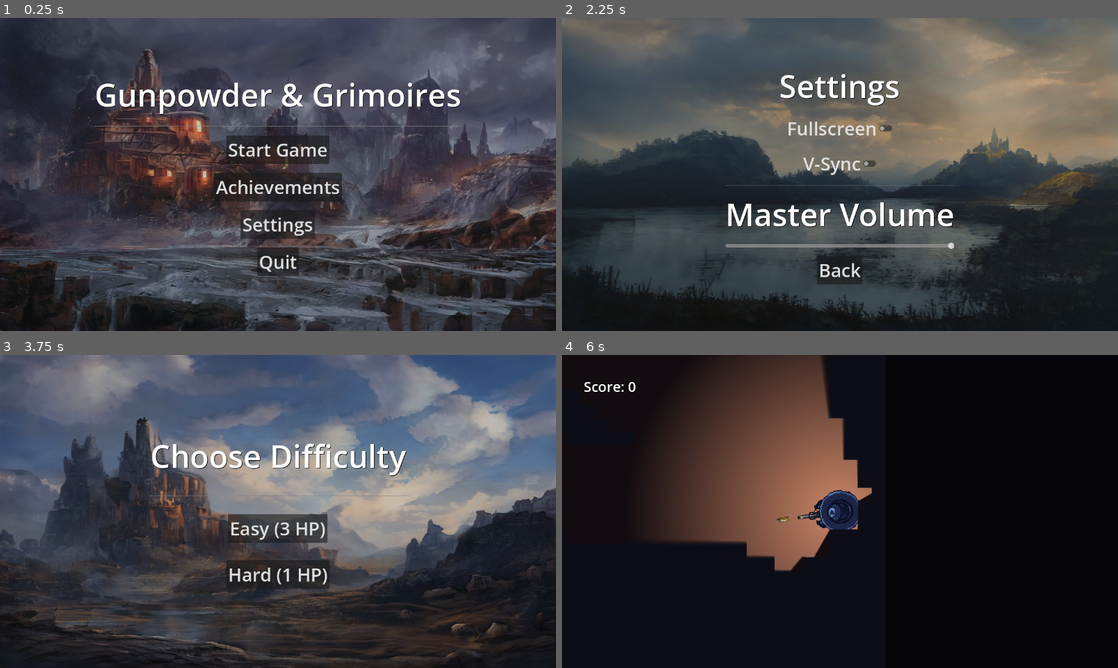
Above: before the commit, frames 1-4 (two rows, left to right).
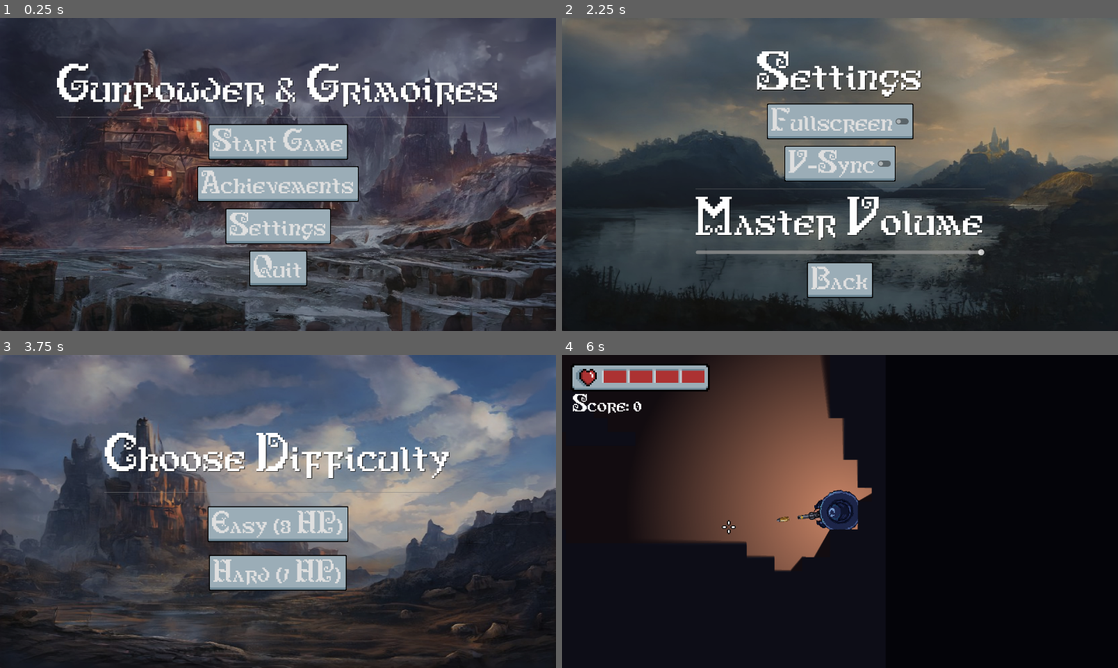
Above: after the commit, the same moments.

Repository: Warmoder/Gunpowder-Grimoires
Game: Godot game, scene res://main_menu.tscn
Same seed, same stepped clock (60 frames per second), same inputs: the game is played once before the commit and once after it.
Inputs (mouse positions are in pixels of both pictures, inside the frame that each line leads up to):
- Up to frame 1 (0.25 s): no input
- Up to frame 2 (2.25 s): click "Achievements" at 0.5 s; click "Back" at 1.25 s; click "Settings" at 2 s
- Up to frame 3 (3.75 s): click "Back" at 2.75 s; click "Start Game" at 3.5 s
- Up to frame 4 (6 s): click "Hard (1 HP)" at 4.25 s; tap Enter at 5 s; move the mouse to (962, 495) at 5.02 s; hold D (move_right) 5.03-5.78 s; click (962, 495) at 5.1 s; move the mouse to (728, 527) at 5.77 s; hold S (move_down) from 5.78 s (still down); click (728, 527) at 5.85 s

The runs differ from the first frame. In frame 1, 14% of the frame differs, in the area x 10-90%, y 14-86%; in frame 2, 12%; in frame 3, 8.7%; in frame 4, 2.3%.

Commit message:
Added style, health bar, etc.

Diff:
--- a/GameManager.gd
+++ b/GameManager.gd
@@ -3,7 +3,8 @@
 # --- НАЛАШТУВАННЯ ---
 enum Difficulty { EASY, HARD }
 var current_difficulty = Difficulty.HARD
-var max_health = 1
+var base_health = 1 # Скільки життів на старті
+var max_health = 1  # Абсолютний максимум
 
 # --- ЛУТ (Те, що ми випадково видалили) ---
 var health_potion = preload("res://health_potion.tscn")
@@ -77,9 +78,11 @@
 func set_difficulty(difficulty_level):
 	current_difficulty = difficulty_level
 	if current_difficulty == Difficulty.EASY:
-		max_health = 3
-	else:
-		max_health = 1
+		base_health = 3
+		max_health = 4 # На легкому режимі можна мати до 4 ХП
+	else: # HARD
+		base_health = 1
+		max_health = 1 # На складному - ніяких бонусів
 
 func reset_progress():
 	save_data = {
--- a/achievement_popup.tscn
+++ b/achievement_popup.tscn
@@ -1,6 +1,7 @@
-[gd_scene load_steps=2 format=3 uid="uid://dwllbj2m1a520"]
+[gd_scene load_steps=3 format=3 uid="uid://dwllbj2m1a520"]
 
 [ext_resource type="Script" uid="uid://djvqc6ftm3rov" path="res://achievement_popup.gd" id="1_ah4h2"]
+[ext_resource type="Theme" uid="uid://8c4hyhwlbged" path="res://new_theme.tres" id="2_nbrip"]
 
 [node name="CanvasLayer" type="CanvasLayer"]
 layer = 100
@@ -17,6 +18,7 @@
 offset_bottom = 40.0
 grow_horizontal = 2
 size_flags_horizontal = 4
+theme = ExtResource("2_nbrip")
 
 [node name="Label" type="Label" parent="PanelContainer"]
 unique_name_in_owner = true
--- a/achievements_menu.tscn
+++ b/achievements_menu.tscn
@@ -1,7 +1,8 @@
-[gd_scene load_steps=3 format=3 uid="uid://cvwqjuucp7drh"]
+[gd_scene load_steps=4 format=3 uid="uid://cvwqjuucp7drh"]
 
 [ext_resource type="Script" uid="uid://o5mth4n8s6j8" path="res://achievements_menu.gd" id="1_kpvor"]
 [ext_resource type="Texture2D" uid="uid://dfx4gwwpssdun" path="res://achievements_menu_bg.jpg" id="2_pdqtf"]
+[ext_resource type="Theme" uid="uid://8c4hyhwlbged" path="res://new_theme.tres" id="3_l5d8d"]
 
 [node name="Control" type="Control"]
 layout_mode = 3
@@ -44,6 +45,7 @@
 offset_bottom = 20.0
 grow_horizontal = 2
 grow_vertical = 2
+theme = ExtResource("3_l5d8d")
 theme_override_constants/separation = 20
 
 [node name="Label" type="Label" parent="VBoxContainer"]
--- /dev/null
+++ b/crosshair_ui.gd
@@ -0,0 +1,34 @@
+extends CanvasLayer
+
+@onready var crosshair = $Crosshair
+
+func _ready():
+	# Підключаємось до сигналу зміни сцени
+	get_tree().scene_changed.connect(on_scene_changed)
+
+	# Викликаємо функцію одразу на старті гри, щоб перевірити першу сцену
+	on_scene_changed()
+
+func _process(_delta):
+	# Рухаємо приціл, тільки якщо він видимий
+	if visible:
+		crosshair.position = get_viewport().get_mouse_position()
+
+func on_scene_changed():
+	# Отримуємо назву поточної активної сцени
+	var current_scene_name = get_tree().current_scene.name
+
+	# Перевіряємо, чи це наша ігрова сцена
+	if current_scene_name == "Map":
+		# Якщо так - показуємо приціл і ховаємо системний курсор
+		visible = true
+		Input.mouse_mode = Input.MOUSE_MODE_HIDDEN
+	else:
+		# Інакше (в меню, налаштуваннях і т.д.) - ховаємо приціл і показуємо системний курсор
+		visible = false
+		Input.mouse_mode = Input.MOUSE_MODE_VISIBLE
+
+# Коли гра закривається, повертаємо системний курсор
+func _notification(what):
+	if what == NOTIFICATION_WM_CLOSE_REQUEST:
+		Input.mouse_mode = Input.MOUSE_MODE_VISIBLE
--- /dev/null
+++ b/crosshair_ui.tscn
@@ -0,0 +1,13 @@
+[gd_scene load_steps=3 format=3 uid="uid://cp4qyoj0madi3"]
+
+[ext_resource type="Texture2D" uid="uid://c2ibbm2c8hj4h" path="res://crosshair.png" id="1_gjsuk"]
+[ext_resource type="Script" uid="uid://blgiqfd5w44bf" path="res://crosshair_ui.gd" id="1_md32h"]
+
+[node name="CanvasLayer" type="CanvasLayer"]
+process_mode = 3
+layer = 1000
+script = ExtResource("1_md32h")
+
+[node name="Crosshair" type="Sprite2D" parent="."]
+scale = Vector2(2, 2)
+texture = ExtResource("1_gjsuk")
--- a/difficulty_select.tscn
+++ b/difficulty_select.tscn
@@ -1,7 +1,8 @@
-[gd_scene load_steps=3 format=3 uid="uid://cy0icpup1spey"]
+[gd_scene load_steps=4 format=3 uid="uid://cy0icpup1spey"]
 
 [ext_resource type="Script" uid="uid://5brue1pho3e2" path="res://difficulty_select.gd" id="1_q7n00"]
 [ext_resource type="Texture2D" uid="uid://b5cul835dkn8n" path="res://difficulty_menu_bg.jpg" id="2_a2icw"]
+[ext_resource type="Theme" uid="uid://8c4hyhwlbged" path="res://new_theme.tres" id="3_v4r3i"]
 
 [node name="CanvasLayer" type="CanvasLayer"]
 script = ExtResource("1_q7n00")
@@ -35,7 +36,8 @@
 offset_bottom = 20.0
 grow_horizontal = 2
 grow_vertical = 2
-theme_override_constants/separation = 40
+theme = ExtResource("3_v4r3i")
+theme_override_constants/separation = 30
 
 [node name="Label" type="Label" parent="VBoxContainer"]
 layout_mode = 2
--- a/game_over_ui.tscn
+++ b/game_over_ui.tscn
@@ -1,6 +1,7 @@
-[gd_scene load_steps=2 format=3 uid="uid://wi3x3ocdbs1p"]
+[gd_scene load_steps=3 format=3 uid="uid://wi3x3ocdbs1p"]
 
 [ext_resource type="Script" uid="uid://d2ox5dr3wng2u" path="res://game_over_ui.gd" id="1_ji7mg"]
+[ext_resource type="Theme" uid="uid://8c4hyhwlbged" path="res://new_theme.tres" id="2_xu1am"]
 
 [node name="CanvasLayer" type="CanvasLayer"]
 script = ExtResource("1_ji7mg")
@@ -28,13 +29,14 @@
 grow_vertical = 2
 size_flags_horizontal = 4
 size_flags_vertical = 4
+theme = ExtResource("2_xu1am")
 theme_override_constants/separation = 20
 
 [node name="GameOverLabel" type="Label" parent="VBoxContainer"]
 z_index = 200
 layout_mode = 2
 size_flags_horizontal = 4
-theme_override_font_sizes/font_size = 56
+theme_override_font_sizes/font_size = 72
 text = "Game Over"
 horizontal_alignment = 1
 vertical_alignment = 1
@@ -43,17 +45,19 @@
 z_index = 150
 layout_mode = 2
 size_flags_horizontal = 4
-theme_override_font_sizes/font_size = 32
+theme_override_font_sizes/font_size = 42
 text = "Score: 0"
 
 [node name="Button" type="Button" parent="VBoxContainer"]
 process_mode = 3
 z_index = 150
 layout_mode = 2
-theme_override_font_sizes/font_size = 32
+size_flags_horizontal = 4
+theme_override_font_sizes/font_size = 42
 text = "Restart Game"
 
 [node name="HighScoresLabel" type="Label" parent="VBoxContainer"]
 layout_mode = 2
+theme_override_font_sizes/font_size = 32
 
 [connection signal="pressed" from="VBoxContainer/Button" to="." method="_on_button_pressed"]
--- /dev/null
+++ b/health_bar.gd
@@ -0,0 +1,7 @@
+extends Control
+
+@onready var progress_bar = $TextureProgressBar
+
+func update_health(current, max_val):
+	progress_bar.max_value = max_val
+	progress_bar.value = current
--- /dev/null
+++ b/health_bar.tscn
@@ -0,0 +1,26 @@
+[gd_scene load_steps=4 format=3 uid="uid://d25emud0qbn48"]
+
+[ext_resource type="Texture2D" uid="uid://c6r1dr74tn3r5" path="res://health_ui.png" id="1_kdjhy"]
+[ext_resource type="Texture2D" uid="uid://bp5c6xe3f42vs" path="res://health_bar.png" id="2_srckl"]
+[ext_resource type="Script" uid="uid://c34u4o0xra4bj" path="res://health_bar.gd" id="3_srckl"]
+
+[node name="HealthBar" type="Control"]
+layout_mode = 3
+anchors_preset = 15
+anchor_right = 1.0
+anchor_bottom = 1.0
+grow_horizontal = 2
+grow_vertical = 2
+script = ExtResource("3_srckl")
+
+[node name="TextureProgressBar" type="TextureProgressBar" parent="."]
+layout_mode = 0
+offset_left = 20.0
+offset_top = 20.0
+offset_right = 100.0
+offset_bottom = 60.0
+scale = Vector2(4, 4)
+value = 100.0
+texture_over = ExtResource("1_kdjhy")
+texture_progress = ExtResource("2_srckl")
+texture_progress_offset = Vector2(18, 3)
--- a/main.gd
+++ b/main.gd
@@ -8,12 +8,13 @@
 var score = 0
 @onready var dungeon_generator = $DungeonGenerator
 var valid_spawn_points: Array[Vector2i] = []
-@onready var score_label = $CanvasLayer/Label
+@onready var score_label = $UI/ScoreLabel
 @onready var pause_menu = $PauseMenu
 @export var game_over_scene: PackedScene
 @export var boss_scene: PackedScene
 @export var teleporter_scene: PackedScene
 @onready var player = $Player
+@onready var health_bar = $UI/HealthBar
 
 func _ready():
 	# 1. Генерація карти
@@ -52,8 +53,12 @@
 	# 5. Запуск
 	spawn_timer.start()
 
-	# Коли починається гра, кажемо: "Грай музику бою"
 	MusicManager.play_battle_music()
+
+	player.health_changed.connect(health_bar.update_health)
+	health_bar.update_health(player.current_health, GameManager.max_health)
+
+	Input.mouse_mode = Input.MOUSE_MODE_HIDDEN
 
 func _on_spawn_timer_timeout():
 	if valid_spawn_points.is_empty(): return
--- a/main.tscn
+++ b/main.tscn
@@ -11,6 +11,8 @@
 [ext_resource type="PackedScene" uid="uid://b6if0fkv6w301" path="res://teleporter.tscn" id="6_dg77c"]
 [ext_resource type="PackedScene" uid="uid://hoxqhlxrpdkh" path="res://pause_menu.tscn" id="7_272bh"]
 [ext_resource type="Script" uid="uid://y8b17ufupc5r" path="res://dungeon_generator.gd" id="9_kek77"]
+[ext_resource type="Theme" uid="uid://8c4hyhwlbged" path="res://new_theme.tres" id="10_w48qg"]
+[ext_resource type="PackedScene" uid="uid://d25emud0qbn48" path="res://health_bar.tscn" id="10_ycdy4"]
 [ext_resource type="Texture2D" uid="uid://co54yi75oj7t7" path="res://game_bg.png" id="12_dg77c"]
 
 [sub_resource type="OccluderPolygon2D" id="OccluderPolygon2D_kek77"]
@@ -83,15 +85,18 @@
 wait_time = 2.0
 autostart = true
 
-[node name="CanvasLayer" type="CanvasLayer" parent="."]
+[node name="UI" type="CanvasLayer" parent="."]
 
-[node name="Label" type="Label" parent="CanvasLayer"]
-offset_left = 50.0
-offset_top = 50.0
-offset_right = 111.0
-offset_bottom = 73.0
+[node name="ScoreLabel" type="Label" parent="UI"]
+offset_left = 25.0
+offset_top = 90.0
+offset_right = 146.0
+offset_bottom = 135.0
+theme = ExtResource("10_w48qg")
 theme_override_font_sizes/font_size = 32
 text = "Score: 0"
+
+[node name="HealthBar" parent="UI" instance=ExtResource("10_ycdy4")]
 
 [node name="PauseMenu" parent="." instance=ExtResource("7_272bh")]
 visible = false
--- a/main_menu.tscn
+++ b/main_menu.tscn
@@ -1,7 +1,9 @@
-[gd_scene load_steps=3 format=3 uid="uid://g3umpwren1yd"]
+[gd_scene load_steps=5 format=3 uid="uid://g3umpwren1yd"]
 
 [ext_resource type="Script" uid="uid://d11jobfbnhtc6" path="res://main_menu.gd" id="1_06t4h"]
+[ext_resource type="Theme" uid="uid://8c4hyhwlbged" path="res://new_theme.tres" id="1_glbon"]
 [ext_resource type="Texture2D" uid="uid://djf1v6xbf5qo1" path="res://main_menu_bg.jpg" id="2_7vrkn"]
+[ext_resource type="FontFile" uid="uid://cbmej8lux8mx0" path="res://text_style.ttf" id="3_nlkkf"]
 
 [node name="Control" type="Control"]
 layout_mode = 3
@@ -10,6 +12,7 @@
 anchor_bottom = 1.0
 grow_horizontal = 2
 grow_vertical = 2
+theme = ExtResource("1_glbon")
 script = ExtResource("1_06t4h")
 
 [node name="TextureRect" type="TextureRect" parent="."]
@@ -44,12 +47,13 @@
 offset_bottom = 20.0
 grow_horizontal = 2
 grow_vertical = 2
-theme_override_constants/separation = 20
+theme_override_constants/separation = 15
 
 [node name="Label" type="Label" parent="VBoxContainer"]
 layout_mode = 2
 size_flags_horizontal = 4
 theme_override_colors/font_shadow_color = Color(0, 0, 0, 1)
+theme_override_fonts/font = ExtResource("3_nlkkf")
 theme_override_font_sizes/font_size = 72
 text = "Gunpowder & Grimoires"
 
@@ -60,18 +64,22 @@
 layout_mode = 2
 size_flags_horizontal = 4
 size_flags_vertical = 4
+theme = ExtResource("1_glbon")
+theme_override_fonts/font = ExtResource("3_nlkkf")
 theme_override_font_sizes/font_size = 42
 text = "Start Game"
 
 [node name="AchievementsButton" type="Button" parent="VBoxContainer"]
 layout_mode = 2
 size_flags_horizontal = 4
+theme_override_fonts/font = ExtResource("3_nlkkf")
 theme_override_font_sizes/font_size = 42
 text = "Achievements"
 
 [node name="SettingsButton" type="Button" parent="VBoxContainer"]
 layout_mode = 2
 size_flags_horizontal = 4
+theme_override_fonts/font = ExtResource("3_nlkkf")
 theme_override_font_sizes/font_size = 42
 text = "Settings
 "
@@ -80,6 +88,7 @@
 layout_mode = 2
 size_flags_horizontal = 4
 size_flags_vertical = 4
+theme_override_fonts/font = ExtResource("3_nlkkf")
 theme_override_font_sizes/font_size = 42
 text = "Quit"
 
--- /dev/null
+++ b/new_theme.tres
@@ -0,0 +1,97 @@
+[gd_resource type="Theme" load_steps=12 format=3 uid="uid://8c4hyhwlbged"]
+
+[ext_resource type="FontFile" uid="uid://cbmej8lux8mx0" path="res://text_style.ttf" id="1_aggjg"]
+[ext_resource type="Texture2D" uid="uid://biynphrmi6tb2" path="res://menu_button_disabled.png" id="2_i66g5"]
+[ext_resource type="Texture2D" uid="uid://dottlunr2ygdx" path="res://button.png" id="3_nft0o"]
+[ext_resource type="Texture2D" uid="uid://dyut2681sltjs" path="res://button_press.png" id="4_nkfox"]
+
+[sub_resource type="StyleBoxTexture" id="StyleBoxTexture_0xefo"]
+texture = ExtResource("2_i66g5")
+texture_margin_left = 10.0
+texture_margin_top = 10.0
+texture_margin_right = 10.0
+texture_margin_bottom = 10.0
+
+[sub_resource type="StyleBoxTexture" id="StyleBoxTexture_pfqjd"]
+texture = ExtResource("3_nft0o")
+texture_margin_left = 10.0
+texture_margin_top = 10.0
+texture_margin_right = 10.0
+texture_margin_bottom = 10.0
+
+[sub_resource type="StyleBoxTexture" id="StyleBoxTexture_lyb8g"]
+texture = ExtResource("4_nkfox")
+texture_margin_left = 10.0
+texture_margin_top = 10.0
+texture_margin_right = 10.0
+texture_margin_bottom = 10.0
+
+[sub_resource type="StyleBoxTexture" id="StyleBoxTexture_37gq2"]
+texture = ExtResource("3_nft0o")
+texture_margin_left = 10.0
+texture_margin_top = 10.0
+texture_margin_right = 10.0
+texture_margin_bottom = 10.0
+
+[sub_resource type="StyleBoxTexture" id="StyleBoxTexture_8iapp"]
+texture = ExtResource("4_nkfox")
+texture_margin_left = 10.0
+texture_margin_top = 10.0
+texture_margin_right = 10.0
+texture_margin_bottom = 10.0
+
+[sub_resource type="StyleBoxFlat" id="StyleBoxFlat_bsxcp"]
+content_margin_left = 4.0
+content_margin_top = 4.0
+content_margin_right = 4.0
+content_margin_bottom = 4.0
+bg_color = Color(1, 1, 1, 0.75)
+draw_center = false
+border_width_left = 2
+border_width_top = 2
+border_width_right = 2
+border_width_bottom = 2
+corner_radius_top_left = 3
+corner_radius_top_right = 3
+corner_radius_bottom_right = 3
+corner_radius_bottom_left = 3
+corner_detail = 5
+expand_margin_left = 2.0
+expand_margin_top = 2.0
+expand_margin_right = 2.0
+expand_margin_bottom = 2.0
+
+[sub_resource type="StyleBoxEmpty" id="StyleBoxEmpty_drp83"]
+
+[resource]
+Button/fonts/font = ExtResource("1_aggjg")
+Button/styles/disabled = SubResource("StyleBoxTexture_0xefo")
+Button/styles/hover = SubResource("StyleBoxTexture_pfqjd")
+Button/styles/hover_pressed = SubResource("StyleBoxTexture_lyb8g")
+Button/styles/normal = SubResource("StyleBoxTexture_37gq2")
+Button/styles/pressed = SubResource("StyleBoxTexture_8iapp")
+Label/colors/font_color = Color(1, 1, 1, 1)
+Label/colors/font_outline_color = Color(0, 0, 0, 1)
+Label/colors/font_shadow_color = Color(0, 0, 0, 0)
+Label/constants/line_spacing = 3
+Label/constants/outline_size = 0
+Label/constants/shadow_offset_x = 1
+Label/constants/shadow_offset_y = 1
+Label/constants/shadow_outline_size = 1
+Label/font_sizes/font_size = 16
+Label/fonts/font = ExtResource("1_aggjg")
+Label/styles/focus = SubResource("StyleBoxFlat_bsxcp")
+Label/styles/normal = SubResource("StyleBoxEmpty_drp83")
+LineEdit/fonts/font = ExtResource("1_aggjg")
+MenuBar/fonts/font = ExtResource("1_aggjg")
+MenuButton/fonts/font = ExtResource("1_aggjg")
+OptionButton/fonts/font = ExtResource("1_aggjg")
+PopupMenu/fonts/font = ExtResource("1_aggjg")
+PopupMenu/fonts/font_separator = ExtResource("1_aggjg")
+PopupMenu/fonts/title_font = ExtResource("1_aggjg")
+ProgressBar/fonts/font = ExtResource("1_aggjg")
+TabBar/fonts/font = ExtResource("1_aggjg")
+TabContainer/fonts/font = ExtResource("1_aggjg")
+TextEdit/fonts/font = ExtResource("1_aggjg")
+Tree/fonts/font = ExtResource("1_aggjg")
+Tree/fonts/title_button_font = ExtResource("1_aggjg")
--- a/pause_menu.gd
+++ b/pause_menu.gd
@@ -1,4 +1,6 @@
 extends CanvasLayer
+
+var settings_scene = preload("res://settings_menu.tscn")
 
 # Ця функція буде викликана, коли ми натиснемо "Resume"
 func _on_resume_button_pressed():
@@ -13,3 +15,13 @@
 	get_tree().paused = false
 	# А потім переходимо в головне меню
 	get_tree().change_scene_to_file("res://main_menu.tscn")
+
+func _on_settings_button_pressed():
+	# 1. Створюємо вікно налаштувань
+	var settings_instance = settings_scene.instantiate()
+
+	# 2. Кажемо йому: "Ти відкрито з паузи!"
+	settings_instance.is_opened_from_pause = true
+
+	# 3. Додаємо його на екран (додаємо до поточного CanvasLayer)
+	add_child(settings_instance)
--- a/pause_menu.tscn
+++ b/pause_menu.tscn
@@ -1,6 +1,7 @@
-[gd_scene load_steps=2 format=3 uid="uid://hoxqhlxrpdkh"]
+[gd_scene load_steps=3 format=3 uid="uid://hoxqhlxrpdkh"]
 
 [ext_resource type="Script" uid="uid://d1ds6d16m0v71" path="res://pause_menu.gd" id="1_hdmo1"]
+[ext_resource type="Theme" uid="uid://8c4hyhwlbged" path="res://new_theme.tres" id="2_nwcfo"]
 
 [node name="PauseMenu" type="CanvasLayer"]
 process_mode = 2
@@ -28,27 +29,39 @@
 offset_bottom = 20.0
 grow_horizontal = 2
 grow_vertical = 2
-theme_override_constants/separation = 40
+theme = ExtResource("2_nwcfo")
+theme_override_constants/separation = 20
 
 [node name="Label" type="Label" parent="VBoxContainer"]
 layout_mode = 2
 size_flags_horizontal = 4
-theme_override_font_sizes/font_size = 56
+theme_override_font_sizes/font_size = 72
 text = "Pause"
+
+[node name="HSeparator" type="HSeparator" parent="VBoxContainer"]
+layout_mode = 2
 
 [node name="ResumeButton" type="Button" parent="VBoxContainer"]
 layout_mode = 2
 size_flags_horizontal = 4
 size_flags_vertical = 4
-theme_override_font_sizes/font_size = 32
+theme_override_font_sizes/font_size = 42
 text = "Resume"
+
+[node name="SettingsButton" type="Button" parent="VBoxContainer"]
+layout_mode = 2
+size_flags_horizontal = 4
+theme_override_font_sizes/font_size = 42
+text = "Settings
+"
 
 [node name="MainMenuButton" type="Button" parent="VBoxContainer"]
 layout_mode = 2
 size_flags_horizontal = 4
 size_flags_vertical = 4
-theme_override_font_sizes/font_size = 32
+theme_override_font_sizes/font_size = 42
 text = "Back to Main Menu"
 
 [connection signal="pressed" from="VBoxContainer/ResumeButton" to="." method="_on_resume_button_pressed"]
+[connection signal="pressed" from="VBoxContainer/SettingsButton" to="." method="_on_settings_button_pressed"]
 [connection signal="pressed" from="VBoxContainer/MainMenuButton" to="." method="_on_main_menu_button_pressed"]
--- a/player.gd
+++ b/player.gd
@@ -16,12 +16,14 @@
 var base_damage = 1
 var damage_multiplier = 1
 
+signal health_changed(current_health, max_health)
+
 # --- ВБУДОВАНІ ФУНКЦІЇ GODOT ---
 
 func _ready():
-	# Встановлюємо здоров'я на старті гри, беручи значення з GameManager
-	current_health = GameManager.max_health
-	print("Player spawned with health: ", current_health) # Для перевірки
+	# Встановлюємо здоров'я на старті гри, беручи БАЗОВЕ значення
+	current_health = GameManager.base_health
+	health_changed.emit(current_health, GameManager.max_health) # Повідомляємо UI про максимум
 
 func _process(_delta):
 # Отримуємо напрямок від гравця до миші
@@ -64,22 +66,22 @@
 # Ця функція викликається ворожою кулею або при зіткненні з ворогом
 func die():
 	current_health -= 1
-	print("Player hit! Health remaining: ", current_health) # Для перевірки
+	health_changed.emit(current_health, GameManager.max_health) # Передаємо і сюди максимум
+	print("Player hit! Health remaining: ", current_health)
 
-	# Перевіряємо, чи здоров'я закінчилось
 	if current_health <= 0:
 		get_tree().root.get_node("Map").game_over()
-		hide() # Ховаємо гравця
+		hide()
 
 func heal(amount):
-	# Додаємо здоров'я
 	current_health += amount
 
-	# Не дозволяємо здоров'ю перевищити максимум
+	# Не дозволяємо здоров'ю перевищити АБСОЛЮТНИЙ максимум
 	if current_health > GameManager.max_health:
 		current_health = GameManager.max_health
 
 	print("Player healed! HP: ", current_health)
+	health_changed.emit(current_health, GameManager.max_health)
 
 func boost_damage(duration):
 	damage_multiplier = 2 # Подвійна шкода
--- a/project.godot
+++ b/project.godot
@@ -25,8 +25,9 @@
 
 InputManager="*res://InputManager.gd"
 GameManager="*res://GameManager.gd"
-AchievementPopup="*res://achievement_popup.gd"
+AchievementPopup="*res://achievement_popup.tscn"
 MusicManager="*res://music_manager.tscn"
+CrosshairUi="*res://crosshair_ui.tscn"
 
 [display]
 
--- a/settings_menu.gd
+++ b/settings_menu.gd
@@ -3,6 +3,7 @@
 @onready var fullscreen_check = $VBoxContainer/FullscreenCheck
 @onready var vsync_check = $VBoxContainer/VsyncCheck
 @onready var volume_slider = $VBoxContainer/VolumeSlider
+var is_opened_from_pause = false
 
 func _ready():
 	# --- СИНХРОНІЗАЦІЯ UI З РЕАЛЬНИМИ НАЛАШТУВАННЯМИ ---
@@ -47,5 +48,9 @@
 		AudioServer.set_bus_volume_db(bus_index, linear_to_db(value))
 
 func _on_back_button_pressed():
-	# Повертаємось в головне меню
-	get_tree().change_scene_to_file("res://main_menu.tscn")
+	if is_opened_from_pause:
+		# Якщо відкрили з паузи - просто знищуємо це вікно налаштувань
+		queue_free()
+	else:
+		# Якщо відкрили з головного меню - міняємо сцену
+		get_tree().change_scene_to_file("res://main_menu.tscn")
--- a/settings_menu.tscn
+++ b/settings_menu.tscn
@@ -1,7 +1,8 @@
-[gd_scene load_steps=3 format=3 uid="uid://bnvmw8uiv1cxu"]
+[gd_scene load_steps=4 format=3 uid="uid://bnvmw8uiv1cxu"]
 
 [ext_resource type="Script" uid="uid://duevi47u3y3sn" path="res://settings_menu.gd" id="1_0cmel"]
 [ext_resource type="Texture2D" uid="uid://cx0drbj0um27v" path="res://settings_menu_bg.jpg" id="1_ufg0w"]
+[ext_resource type="Theme" uid="uid://8c4hyhwlbged" path="res://new_theme.tres" id="3_mlw3h"]
 
 [node name="Control" type="Control"]
 layout_mode = 3
@@ -44,6 +45,7 @@
 offset_bottom = 49.5
 grow_horizontal = 2
 grow_vertical = 2
+theme = ExtResource("3_mlw3h")
 theme_override_constants/separation = 15
 
 [node name="Label" type="Label" parent="VBoxContainer"]
Binary file added: button.png
Not shown, added: button.png.import
Binary file added: button_press.png
Not shown, added: button_press.png.import
Binary file added: crosshair.png
Not shown, added: crosshair.png.import
Not shown, added: crosshair_ui.gd.uid
Binary file changed: full_tilemap.png
Not shown, added: health_bar.gd.uid
Binary file added: health_bar.png
Not shown, added: health_bar.png.import
Binary file added: health_ui.png
(and 6 more such lines)
